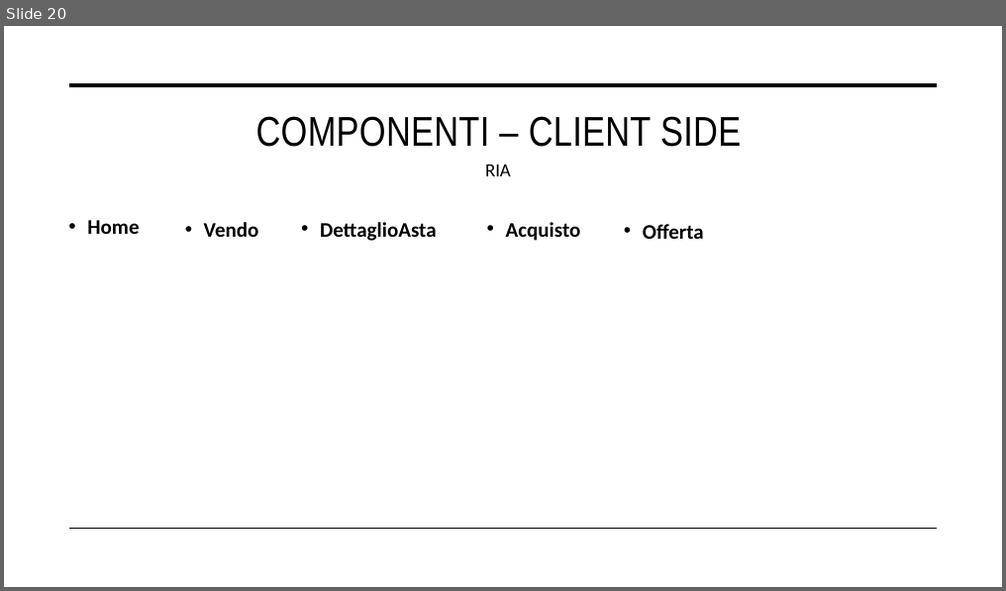
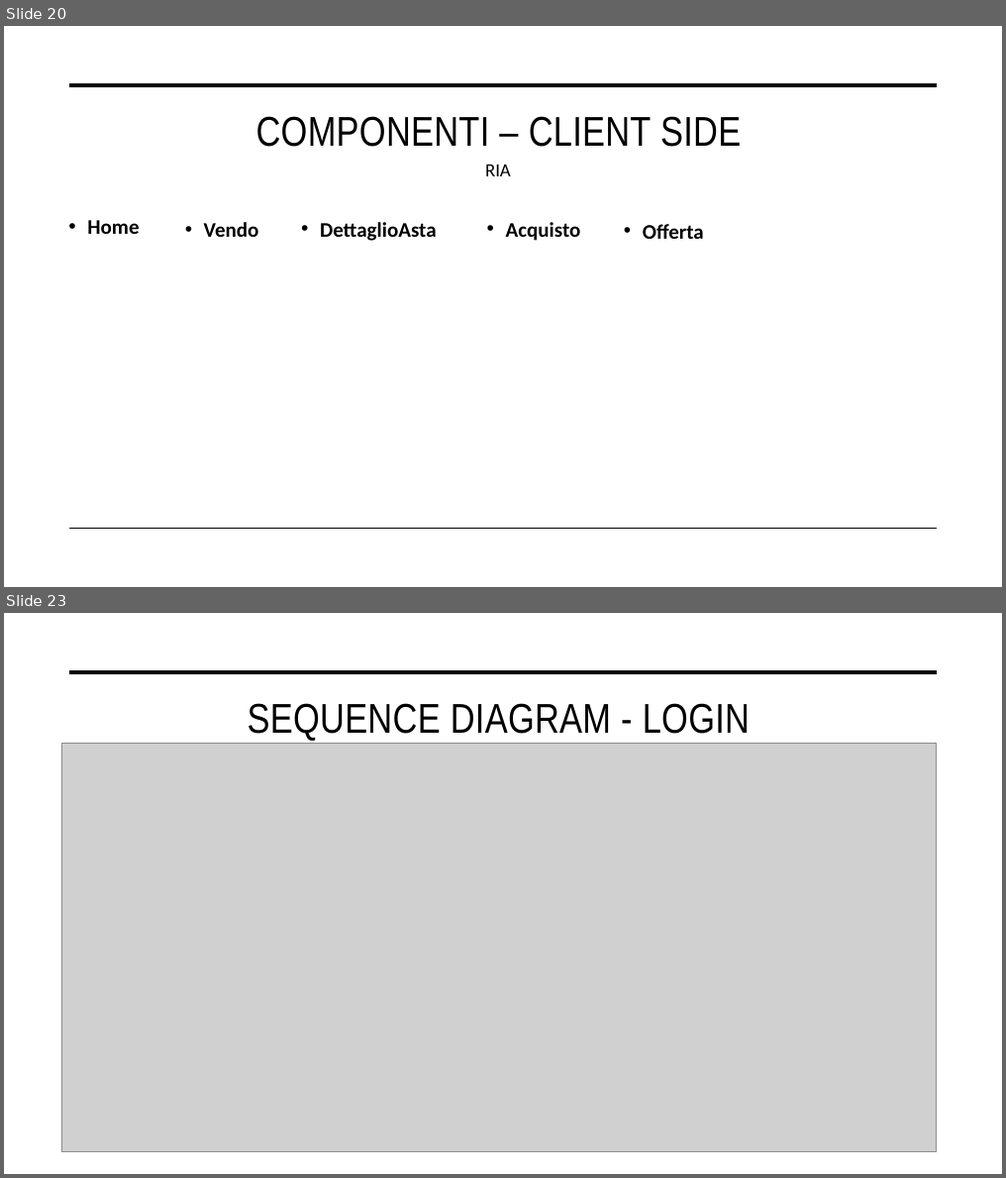
Before and after one commit to nicolospuri/AuctionSystem-Website, a slide deck: deliverables/PresentazioneProgettoTIW.pptx. Shown one above the other, each under a label of ours: slide 20 before the commit, slides 20 and 23 after it; the slides between them are not shown. The pictures are 1006x591 and 1006x1178 pixels, drawn with LibreOffice and Linux fonts; fonts in the diff are those of the drawing; grey boxes stand for pictures. Boxes give left, top, right and bottom in pixels: in the first picture for what was removed or moved away, otherwise in the second. Text is boxed around its words. In the diff, an @@ line names an element or a change of style, - is before the commit and + after.

Commit message:
powerpoint seq diagram + componenti client side (da rivedere)

```diff
--- a/deliverables/PresentazioneProgettoTIW.pptx
+++ b/deliverables/PresentazioneProgettoTIW.pptx
@@ slide 23 added at (x1=4, y1=613, x2=1002, y2=1174), background #FFFFFF; not listed: 2 template elements that a slide beside it also shows @@
@@ title added at (x1=248, y1=703, x2=749, y2=741), 40 pt, text #000000 @@
+SEQUENCE DIAGRAM - LOGIN
@@ picture added at (x1=61, y1=744, x2=937, y2=1152) @@
```
Also in this commit, not shown: 23 other slides added.
